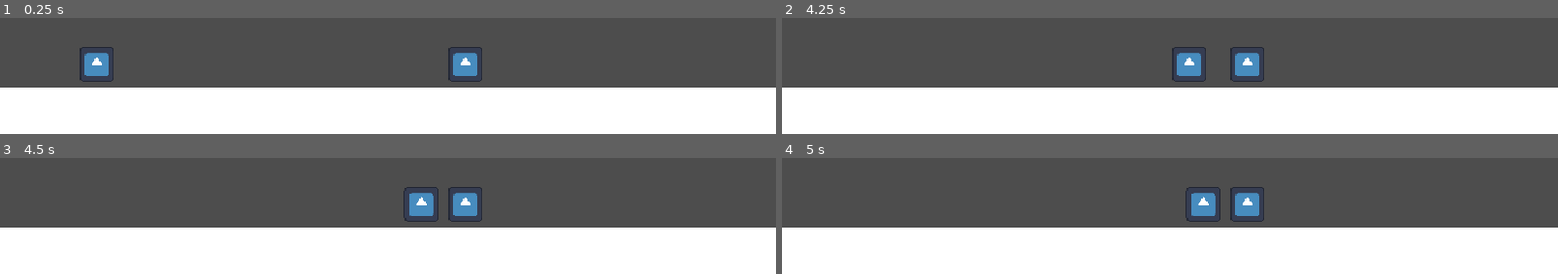
Above: before the commit, frames 1-4 (two rows, left to right).
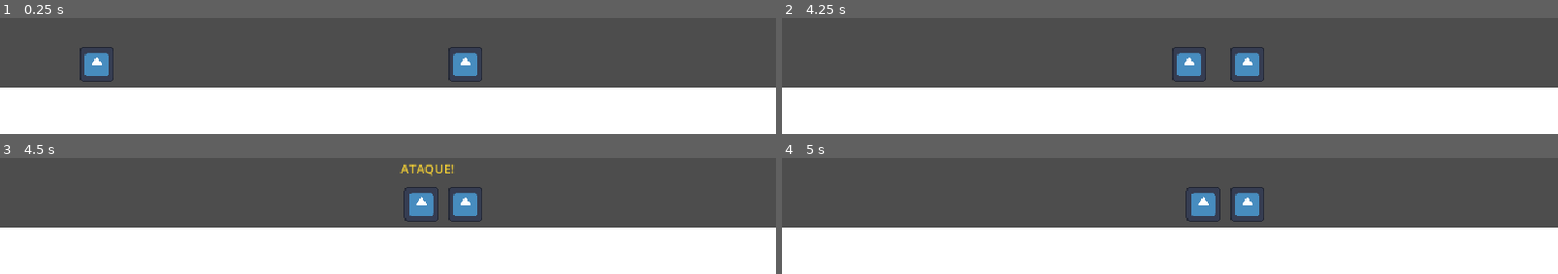
Above: after the commit, the same moments.

Repository: LucasSMFerreira/IdleAdventure
Game: Godot game, scene res://scenes/main.tscn
The game is run twice, just before and just after one commit, with the same random seed, the same clock (stepped at 60 frames per second) and the same inputs. Before the commit the project has no main scene; this scene is started directly in both runs. The engine's default icon, where the game draws it, is replaced by a stand-in: a white triangle on a blue panel in a dark square.
Inputs:
- Up to frame 1 (0.25 s): no input
- Up to frame 2 (4.25 s): no input
- Up to frame 3 (4.5 s): no input
- Up to frame 4 (5 s): no input

Frames 1-2 are identical in both runs. In frame 3, 0.3% of the frame differs, in the area x 51-59%, y 5-16%; in frame 4, nothing differs.

Commit message:
Adiciona ataque automatico do player

Diff:
--- a/project.godot
+++ b/project.godot
@@ -11,6 +11,7 @@
 [application]
 
 config/name="IdleAdventure"
+run/main_scene="res://scenes/main.tscn"
 config/features=PackedStringArray("4.7", "Forward Plus")
 config/icon="res://scenes/icon.svg"
 
--- a/scenes/player.gd
+++ b/scenes/player.gd
@@ -1,12 +1,32 @@
 extends CharacterBody2D
+
+signal atacou(alvo)
 
 var velocidade = 100.0
 var inimigo_perto = false
+var alvo: CharacterBody2D
+
+@onready var aviso_ataque: Label = $AvisoAtaque
+@onready var tempo_ataque: Timer = $TempoAtaque
+@onready var tempo_aviso: Timer = $TempoAviso
 
 func _physics_process(_delta):
 	velocity.x = 0.0 if inimigo_perto else velocidade
 	move_and_slide()
 
 func _on_detection_body_entered(body):
-	if body.is_in_group("enemy"):
+	if body is CharacterBody2D and body.is_in_group("enemy") and not inimigo_perto:
+		alvo = body
 		inimigo_perto = true
+		_atacar()
+		tempo_ataque.start()
+
+func _atacar():
+	if not is_instance_valid(alvo):
+		return
+	atacou.emit(alvo)
+	aviso_ataque.show()
+	tempo_aviso.start()
+
+func _on_tempo_aviso_timeout():
+	aviso_ataque.hide()
--- a/scenes/player.tscn
+++ b/scenes/player.tscn
@@ -23,4 +23,22 @@
 position = Vector2(30, 0)
 shape = SubResource("RectangleShape2D_detection")
 
+[node name="AvisoAtaque" type="Label" parent="."]
+visible = false
+offset_left = -27.0
+offset_top = -58.0
+offset_right = 55.0
+offset_bottom = -35.0
+theme_override_colors/font_color = Color(1, 0.85, 0.2, 1)
+text = "ATAQUE!"
+
+[node name="TempoAtaque" type="Timer" parent="."]
+wait_time = 1.0
+
+[node name="TempoAviso" type="Timer" parent="."]
+wait_time = 0.3
+one_shot = true
+
 [connection signal="body_entered" from="Detection" to="." method="_on_detection_body_entered"]
+[connection signal="timeout" from="TempoAtaque" to="." method="_atacar"]
+[connection signal="timeout" from="TempoAviso" to="." method="_on_tempo_aviso_timeout"]
